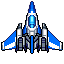
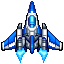
Comparing the layer stacks of the two w=64, h=64 images. Changes:
painted on "背景" over [2, 3, 62, 54]
added layer "レイヤー" over [16, 48, 48, 63]
